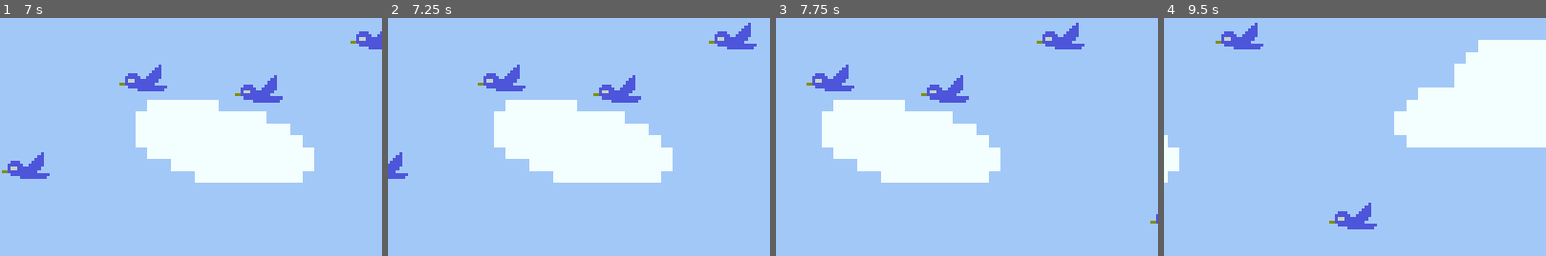
Above: before the commit, frames 1-4 (left to right).
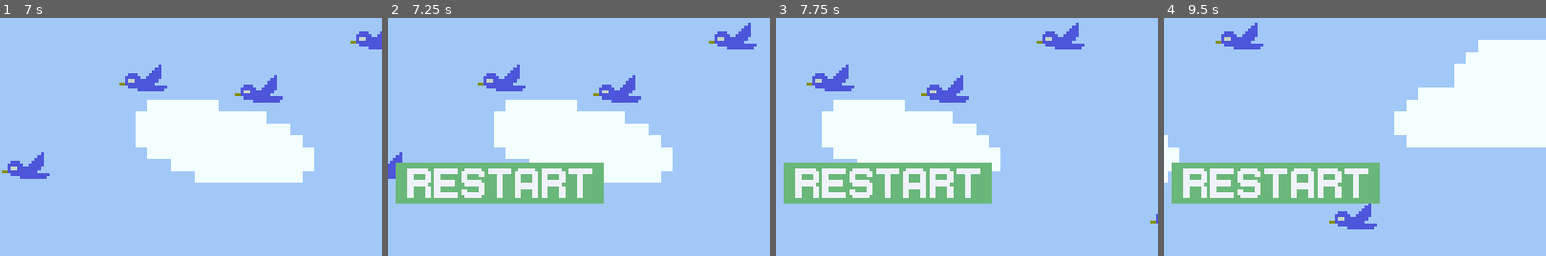
Above: after the commit, the same moments.

Repository: Joe-noh/runner
Game: Godot game, scene res://src/screens/main.tscn
The game is run twice, just before and just after one commit, with the same random seed, the same clock (stepped at 60 frames per second) and the same inputs.
Inputs (mouse positions are % of the whole screen's width and height, from its top left):
- Up to frame 1 (7 s): tap Enter (ui_accept) at 0.5, 0.77, 1.52, 3.02, 3.77, 4.52, 6.02, 6.77 s; move the mouse to (72, 45) at 0.52 s; click (72, 45) at 0.67 s; move the mouse to (30, 55) at 1.27 s; click (30, 55) at 1.42 s; move the mouse to (60, 28) at 2.02 s; click (60, 28) at 2.17 s; move the mouse to (45, 70) at 2.77 s; click (45, 70) at 2.92 s; move the mouse to (80, 65) at 3.52 s; click (80, 65) at 3.67 s; move the mouse to (20, 35) at 4.27 s; click (20, 35) at 4.42 s; move the mouse to (55, 50) at 5.02 s; click (55, 50) at 5.17 s; move the mouse to (35, 25) at 5.77 s; click (35, 25) at 5.92 s; move the mouse to (72, 45) at 6.52 s; click (72, 45) at 6.67 s
- Up to frame 2 (7.25 s): no input
- Up to frame 3 (7.75 s): move the mouse to (30, 55) at 7.27 s; click (30, 55) at 7.42 s; tap Enter (ui_accept) at 7.52 s
- Up to frame 4 (9.5 s): move the mouse to (60, 28) at 8.02 s; click (60, 28) at 8.17 s; move the mouse to (45, 70) at 8.77 s; click (45, 70) at 8.92 s; tap Enter (ui_accept) at 9.02 s
The pictures show only the part of the screen within x 35-85%, y 13-63%; the shares and areas given below are measured in that part.

Frame 1 is identical in both runs. In frame 2, 9.0% of the frame differs, in the area x 2-57%, y 60-78%; in frame 3, 8.4%; in frame 4, 9.4%.

Commit message:
connect on gdscript

Diff:
--- a/src/objects/runner/runner.tscn
+++ b/src/objects/runner/runner.tscn
@@ -17,5 +17,3 @@
 
 [node name="CollisionShape2D" type="CollisionShape2D" parent="."]
 shape = SubResource( 1 )
-
-[connection signal="body_entered" from="." to="." method="_on_Runner_body_entered"]
--- a/src/screens/main.gd
+++ b/src/screens/main.gd
@@ -8,7 +8,11 @@
 
 func _ready():
 	rng.randomize()
+
 	$Restart.hide()
+	$Restart.connect('clicked', self, '_on_restart_clicked')
+
+	$Runner.connect('killed', self, '_on_runner_killed')
 
 func _process(delta):
 	elapsed += (10 + spawned * 0.1) * delta
@@ -24,11 +28,12 @@
 		spawned += 1
 		elapsed = 0
 
-	if GameState.is_game_over:
-		$Restart.show()
-
-func _on_Restart_clicked():
+func _on_restart_clicked():
 	if GameState.is_game_over:
 		$Restart.hide()
 		GameState.restart()
 		get_tree().reload_current_scene()
+
+func _on_runner_killed():
+	GameState.game_over()
+	$Restart.show()
--- a/src/screens/main.tscn
+++ b/src/screens/main.tscn
@@ -31,5 +31,3 @@
 [node name="Restart" parent="." instance=ExtResource( 4 )]
 position = Vector2( 640, 380 )
 z_index = 10
-
-[connection signal="clicked" from="Restart" to="." method="_on_Restart_clicked"]
